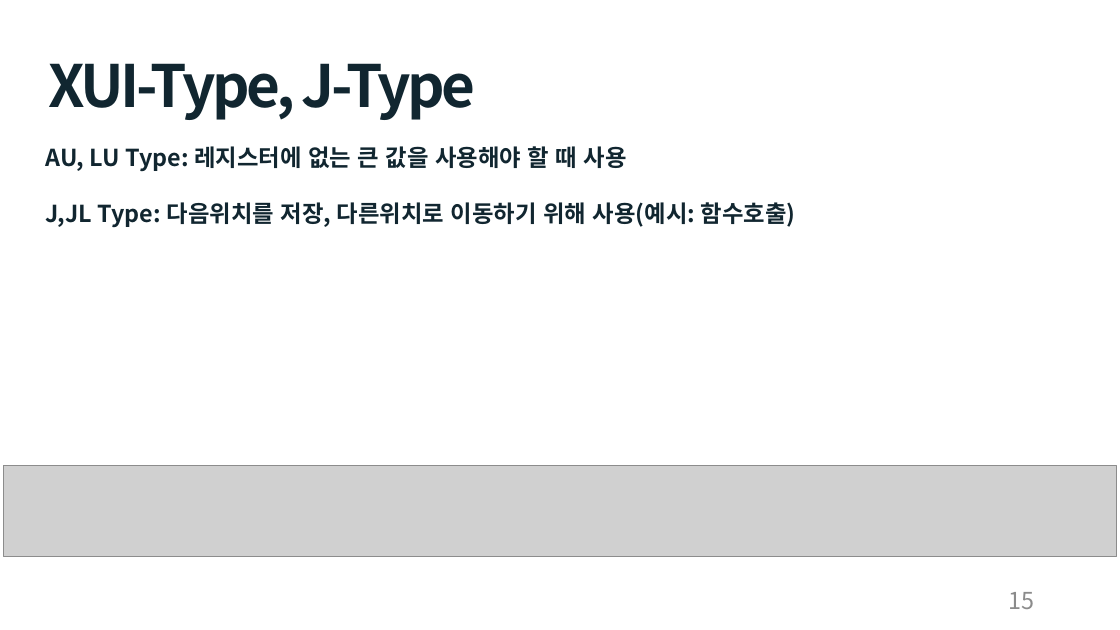
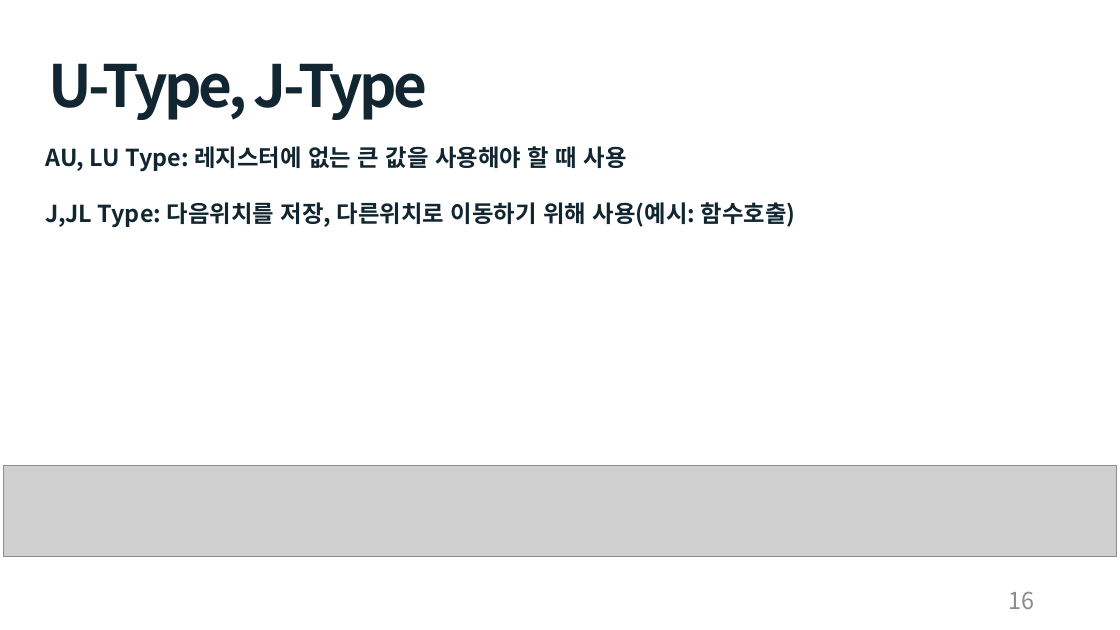
Before and after one commit to cong2738/my_RISC-V, a slide deck: slide 16 of Single Cycle RISC-V 발표_박호윤.pptx (slide 15 before the commit). Drawn at 1120x630 pixels with LibreOffice and Linux fonts; fonts in the diff are those of the drawing; grey boxes stand for pictures. Boxes give left, top, right and bottom in pixels: in the first picture for what was removed or moved away, otherwise in the second. Text is boxed around its words. In the diff, an @@ line names an element or a change of style, - is before the commit and + after.

```diff
--- a/Single Cycle RISC-V 발표_박호윤.pptx
+++ b/Single Cycle RISC-V 발표_박호윤.pptx
@@ text at box(48, 63, 427, 120): text changed @@
-XUI-Type, J-Type
+U-Type, J-Type
@@ page number at box(1008, 591, 1034, 609): text changed @@
-15
+16
```
Also in this commit, not shown: 3 other slides changed, 2 slides added.
